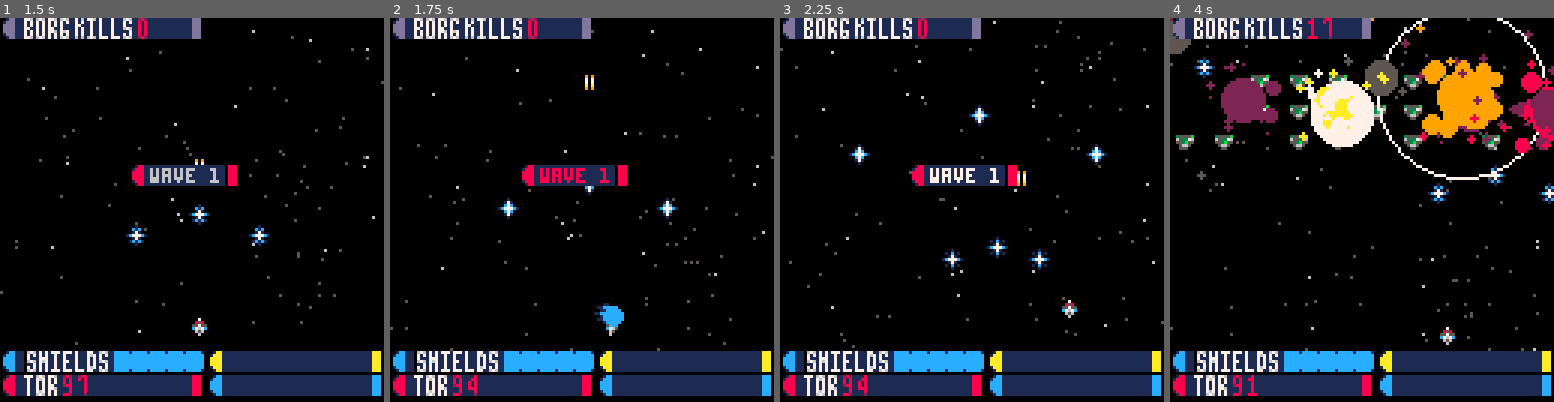
Above: before the commit, frames 1-4 (left to right).
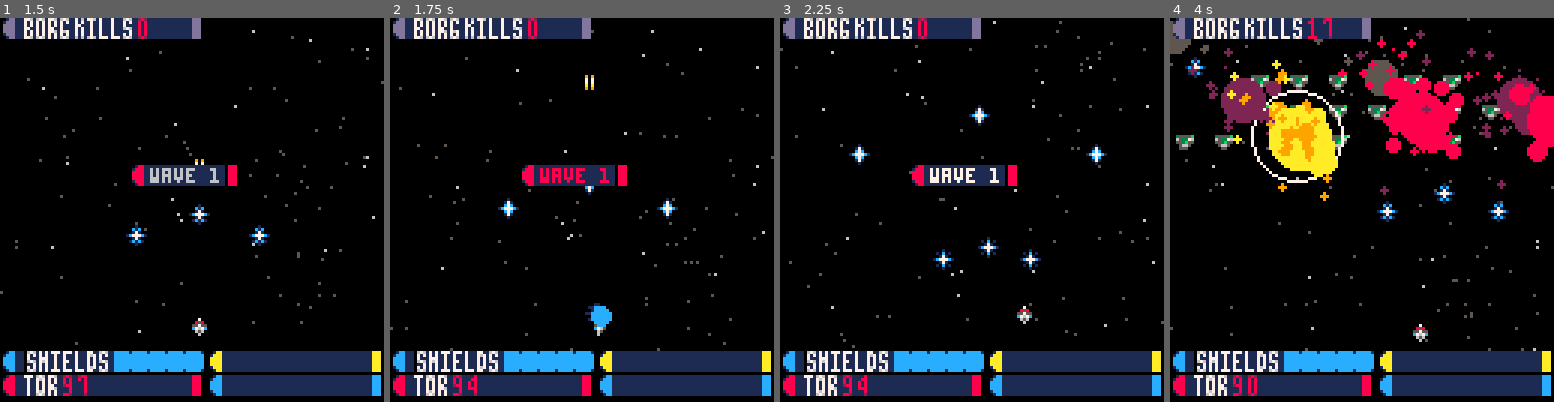
Above: after the commit, the same moments.

Repository: sicksubroutine/collective-mischief
Game: PICO-8 cartridge shmup.p8
The game is run twice, just before and just after one commit, with the same random seed, the same clock (stepped at 60 frames per second) and the same inputs.
Inputs:
- Up to frame 1 (1.5 s): tap X (X key) at 0.33, 1.07 s; tap O (Z key) at 0.7 s
- Up to frame 2 (1.75 s): hold Right from 1.6 s (still down); tap O (Z key) at 1.7 s
- Up to frame 3 (2.25 s): tap X (X key) at 1.85 s; release Right at 2.1 s; tap O (Z key) at 2.1 s; hold Up from 2.15 s (still down)
- Up to frame 4 (4 s): release Up at 2.42 s; hold Right 2.47-3.03 s; tap O (Z key) every 0.4 s from 2.5 to 3.7 s; tap X (X key) at 2.97 s; hold Left 3.08-3.58 s; hold Down 3.63-3.97 s

Frame 1 is identical in both runs. In frame 2, 0.5% of the frame differs, in the area x 50-61%, y 74-83%; in frame 3, 1.0%; in frame 4, 16%, in the area x 0-100%, y 0-99%.

Commit message:
general update of game files and binaries.

Diff:
--- a/shmup.p8
+++ b/shmup.p8
@@ -248,14 +248,14 @@
 end
 
 function sparks(expx,expy)
-	for i=1,3 do
+	for i=1,4 do
 		local myp={}
 		myp.x=expx+4
 		myp.y=expy+4
 		myp.sx=(rnd()-1)*10
 		myp.sy=(rnd()-1)*10
 		myp.age=rnd(2)
-		myp.maxage=7+rnd(10)--sizeofex
+		myp.maxage=9+rnd(10)--sizeofex
 		myp.size=1
 		add(parts2,myp)
 	end
@@ -291,7 +291,7 @@
 	end
 
 	--sparks
-	for i=1,3 do
+	for i=1,2 do
 		local myp={}
 		myp.x=expx+4
 		myp.y=expy+4
@@ -427,24 +427,23 @@
 	ship.spr=18
 	muzzle=0
 	muzzle2=0
-
 	--left
 	if btn(0) and ded<=0 then
-		ship.sx=-2
+		ship.sx=-1
 		ship.spr=17
 	end
 	--right
 	if btn(1) and  ded<=0 then
-		ship.sx=2
+		ship.sx=1
 		ship.spr=19
 	end
 	--up
 	if btn(2) and ded<=0 then
-		ship.sy=-2
+		ship.sy=-1.25
 	end
 	--down
 	if btn(3) and ded<=0 then
-		ship.sy=2
+		ship.sy=1.25
 	end
 	--controls phasers o
 	if btn(5) and ded<=0 then
Not shown, changed: Web Player/shmup.html
Not shown, changed: Web Player/shmup.js
Not shown, added: shmup.bin/shmup_linux.zip
Not shown, added: shmup.bin/shmup_osx.zip
Not shown, added: shmup.bin/shmup_raspi.zip
Not shown, added: shmup.bin/shmup_windows.zip
Not shown, changed: shmup.p8.png
